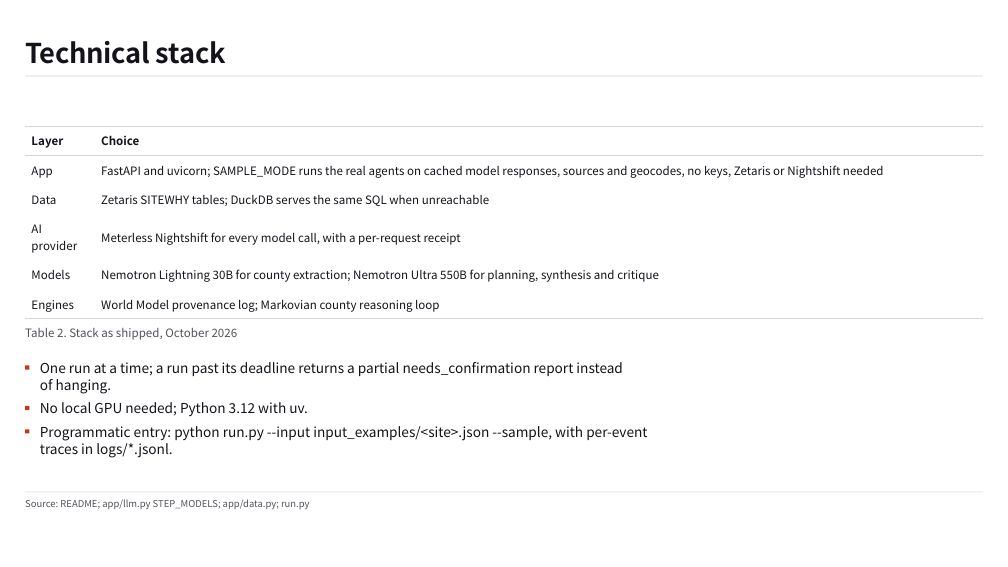
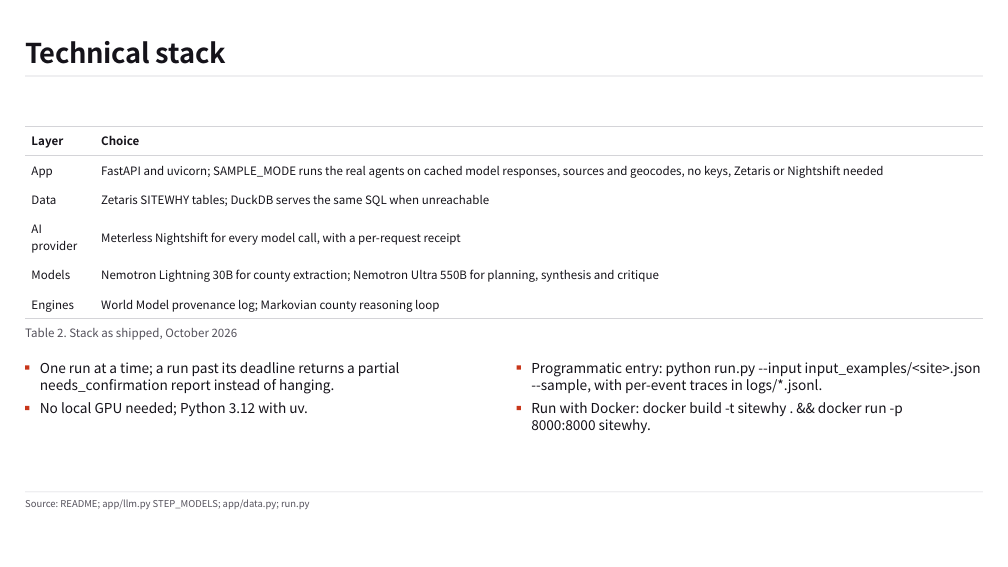
Before and after one commit to wjgoarxiv/sitewhy, a slide deck: slide 6 of submission/deck/sitewhy-deck.pptx. Drawn at 1008x567 pixels with LibreOffice and Linux fonts; fonts in the diff are those of the drawing. Boxes give left, top, right and bottom in pixels: in the first picture for what was removed or moved away, otherwise in the second. Text is boxed around its words. In the diff, an @@ line names an element or a change of style, - is before the commit and + after.

```diff
--- a/submission/deck/sitewhy-deck.pptx
+++ b/submission/deck/sitewhy-deck.pptx
@@ text at (40,362,400,394): spaces changed @@
-One run at a time; a run past its deadline returns a partial needs_confirmation report instead
-of hanging.
+One run at a time; a run past its deadline returns a partial
+needs_confirmation report instead of hanging.
@@ rectangle: place and size @@
-rectangle at (25,430,29,434)
+rectangle at (516,365,521,370)
@@ text at (531,362,981,394): text changed @@
-Programmatic entry: python run.py --input input_examples/<site>.json --sample, with per-event
-traces in logs/*.jsonl.
+Programmatic entry: python run.py --input input_examples/<site>.json --sample, with per-event traces in logs/*.jsonl.
@@ rectangle added at (516,406,521,411), fill #C8361A @@
@@ text added at (531,402,903,433), 13 pt, text #15131A @@
+Run with Docker: docker build -t sitewhy . && docker run -p
+8000:8000 sitewhy.
```
Also in this commit, not shown: 1 other slide changed, 4 other files.
